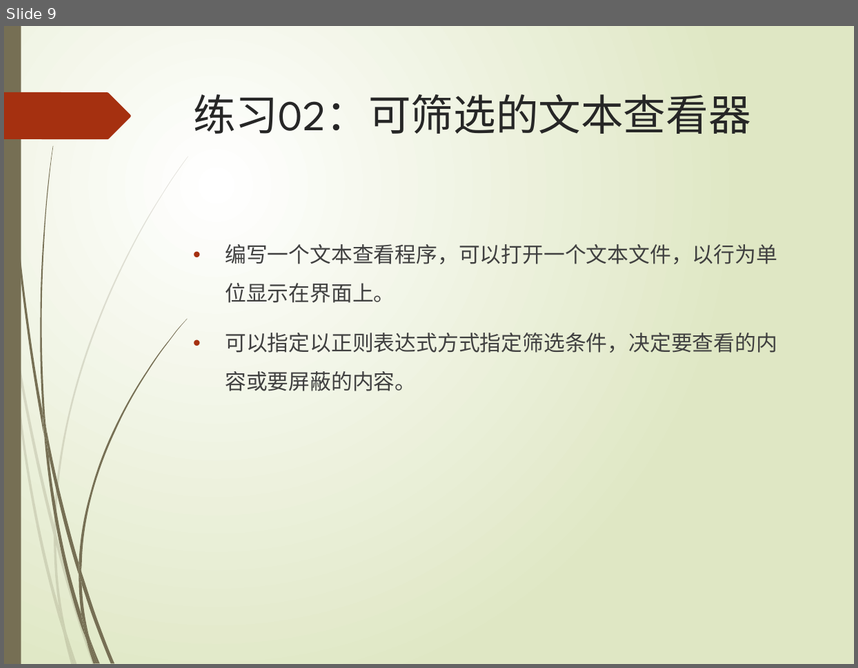
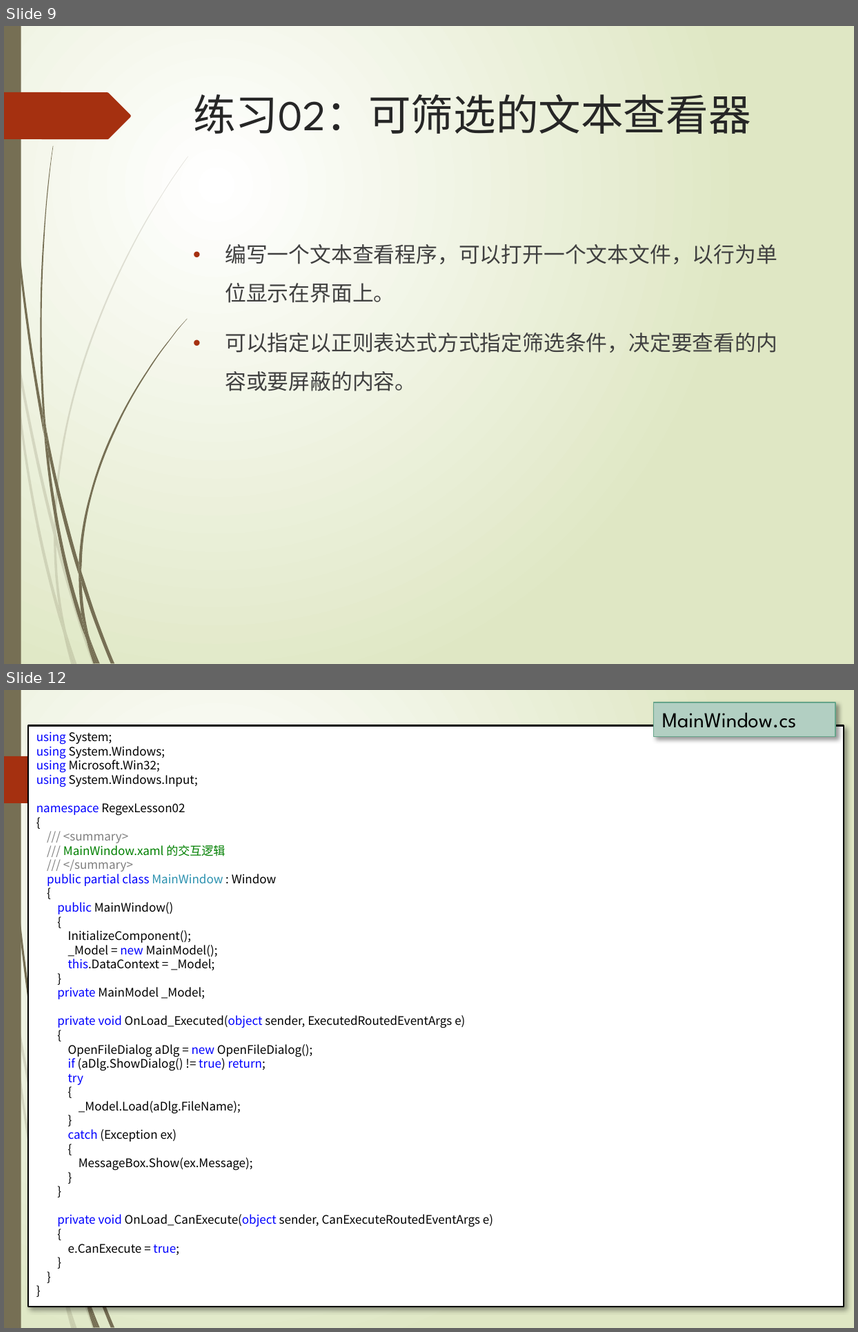
Before and after one commit to TeacherPeng/SoftwareDesignAndPractice, a slide deck: 教案/正则表达式的应用.pptx. Shown one above the other, each under a label of ours: slide 9 before the commit, slides 9 and 12 after it; the slides between them are not shown. The pictures are 858x668 and 858x1332 pixels, drawn with LibreOffice and Linux fonts; fonts in the diff are those of the drawing. Boxes give left, top, right and bottom in pixels: in the first picture for what was removed or moved away, otherwise in the second. Text is boxed around its words. In the diff, an @@ line names an element or a change of style, - is before the commit and + after.

```diff
--- a/教案/正则表达式的应用.pptx
+++ b/教案/正则表达式的应用.pptx
@@ slide 12 added at bbox=[4, 690, 854, 1328], background gradient #FFFFFF to #DFE8C4; not listed: 14 template elements that a slide beside it also shows @@
@@ rectangle added at bbox=[653, 702, 835, 737], fill #B3CFC2, outline #65A48B 0.75 pt, 18 pt, text #000000 @@
+MainWindow.cs
@@ rectangle added at bbox=[27, 726, 844, 1306], fill #FFFFFF, outline #000000 1.25 pt, 10 pt, text #000000 @@
+using System;
+using System.Windows;
+using Microsoft.Win32;
+using System.Windows.Input;
+namespace RegexLesson02
+{
+/// <summary>
+/// MainWindow.xaml 的交互逻辑
+/// </summary>
+public partial class MainWindow : Window
+{
+public MainWindow()
+{
+InitializeComponent();
+_Model = new MainModel();
+this.DataContext = _Model;
+}
+private MainModel _Model;
+private void OnLoad_Executed(object sender, ExecutedRoutedEventArgs e)
+{
+OpenFileDialog aDlg = new OpenFileDialog();
+if (aDlg.ShowDialog() != true) return;
+try
+{
+_Model.Load(aDlg.FileName);
+}
+catch (Exception ex)
+{
+MessageBox.Show(ex.Message);
+}
+}
+private void OnLoad_CanExecute(object sender, CanExecuteRoutedEventArgs e)
+{
+e.CanExecute = true;
+}
+}
+}
```
Also in this commit, not shown: 7 other slides added, 1 other file.
